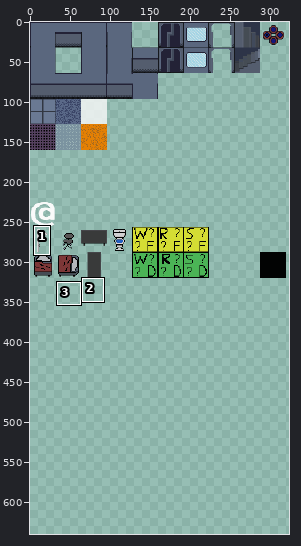
Two states of a sprite sheet, NamelessRogue/Content/Sprites/tileset2.png. Above: a wide view before the commit, with the close-up outlined.
Close-up. Before:
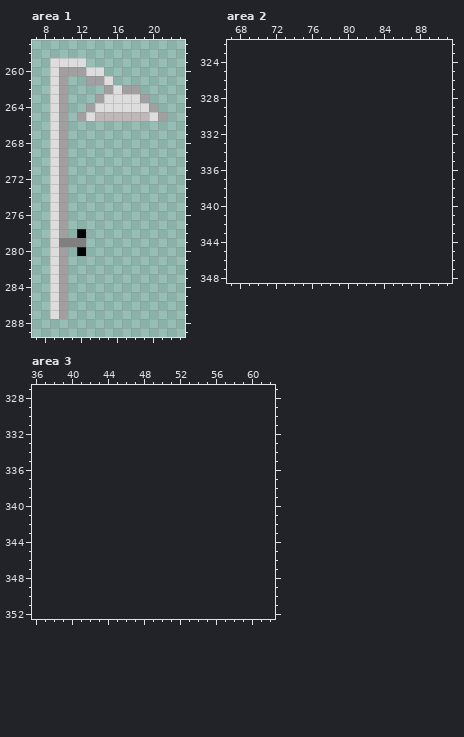
The file is 320x320 pixels. Pixels under 10% opacity are left out. Colours within 5 levels of each other are drawn and written as one. Shown: area 1: x 7..23, y 257..289; area 2: x 67..91, y 322..348; area 3: x 36..62, y 327..352. The old version is drawn lined up with the new one, on the new canvas. The wide view leaves out empty margins. The commit also changed other parts of the picture, which this record leaves out.
After the commit:
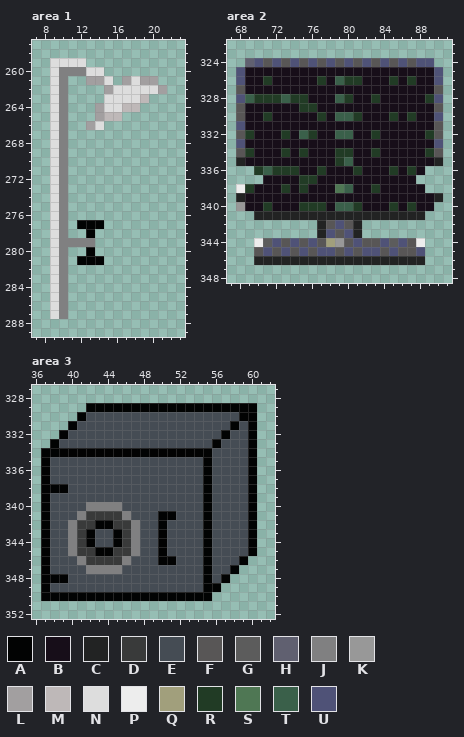
Palette (. is transparent): A #020303  B #170e19  C #222323  D #393a3a  E #454c54  F #585656  G #5c5c5c  H #606070  J #808081  K #989898  L #a29fa0  M #beb8b8  N #dddddd  P #ededed  Q #a19f7c  R #213b25  S #4f7754  T #3a604a  U #4f5277
Edits made:
canvas 320x320 -> 640x640
Changed rows in their new state; - is an unchanged pixel.
Area 1:
first column x 10:
260 JJJ---------
261 J------LNLL-
262 J------NNNNL
263 J---.----M--
264 J--.L--MM..-
265 J-..L--.....
266 J--LN-------
267 J-----------
268 J-----------
269 J-----------
270 J-----------
271 J-----------
272 J-----------
273 J-----------
274 J-----------
275 J-----------
276 J-----------
277 J-AAA-------
278 J-.A--------
279 ---J--------
280 J-.A--------
281 J-AAA-------
282 J-----------
283 J-----------
284 J-----------
285 J-----------
286 J-----------
287 J-----------
Area 2:
first column x 68:
324 -HUFUFUFUFUFUFUFUFUFUU-
325 UBBBBBBBBBBBBBBBBBBBBBU
326 UBBRBBBBBRBTRRBBBRBRBBU
327 FBBBBBBBBBBBBBBBBBBBBBF
328 UTRRRTRRBBBTRBBRBBBBBRU
329 FBBBBBBRRBBBBBBBBBBBBBF
330 FBBRBBBBBRBTTRBBBRBRBBU
331 UBBBBBBBBBBBBBBBBBBBBBF
332 FRBBBRBTRBBTTBBRBBBBBRF
333 UBBBBBBBBBBBBBBBBBBBBBU
334 FRBBBRBRBBBRRBBRBBBBBRF
335 CBBBBBBBBBBRTBBBBBBBBBC
336 --RTRRRBBRBBBRBBBRBRB--
337 ---BBBBRRBBBBBBBBBBB---
338 PRBBBRBRBBBSTBBRBBBBB--
339 CBBBBBBBBBBBBBBBBBBBBBC
340 KBBRBBBRRRBTTRBBBRBRBB-
341 --CCCCCCCCCCCCCCCCCCC--
342 ---------CFUFC---------
343 ---------CUFUC---------
344 --PGUFUFUFQKFUFFUGUFP--
345 --FUFUFUFUUFUFUUFUFFU--
346 --CCCCCCCCCCCCCCCCCCC--
Area 3:
first column x 37:
329 -----AAAAAAAAAAAAAAAAAAA
330 ----AEEEEEEEEEEEEEEEEEAA
331 ---AEEEEEEEEEEEEEEEEEAEA
332 --AEEEEEEEEEEEEEEEEEAEEA
333 -AEEEEEEEEEEEEEEEEEAEEEA
334 AAAAAAAAAAAAAAAAAAAEEEEA
335 AEEEEEEEEEEEEEEEEEAEEEEA
336 AEEEEEEEEEEEEEEEEEAEEEEA
337 AEEEEEEEEEEEEEEEEEAEEEEA
338 AAAEEEEEEEEEEEEEEEAEEEEA
339 AEEEEEEEEEEEEEEEEEAEEEEA
340 AEEEEJJJJEEEEEEEEEAEEEEA
341 AEEEJDDDDJEEEAAEEEAEEEEA
342 AEEJDDAADDJEEAEEEEAEEEEA
343 AEEJDAEEADJEEAEEEEAEEEEA
344 AEEJDAEEADJEEAEEEEAEEEEA
345 AEEJDDAADDJEEAEEEEAEEEEA
346 AEEEJDDDDJEEEAAEEEAEEEA-
347 AEEEEJJJJEEEEEEEEEAEEA--
348 AAAEEEEEEEEEEEEEEEAEA---
349 AEEEEEEEEEEEEEEEEEAA----
350 AAAAAAAAAAAAAAAAAAA-----
